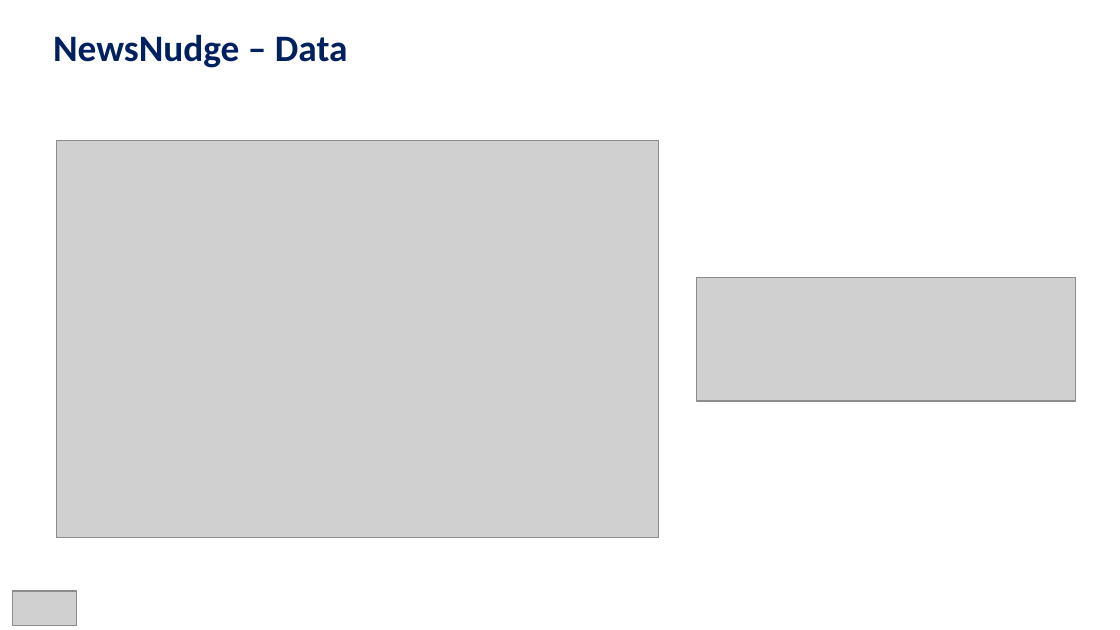
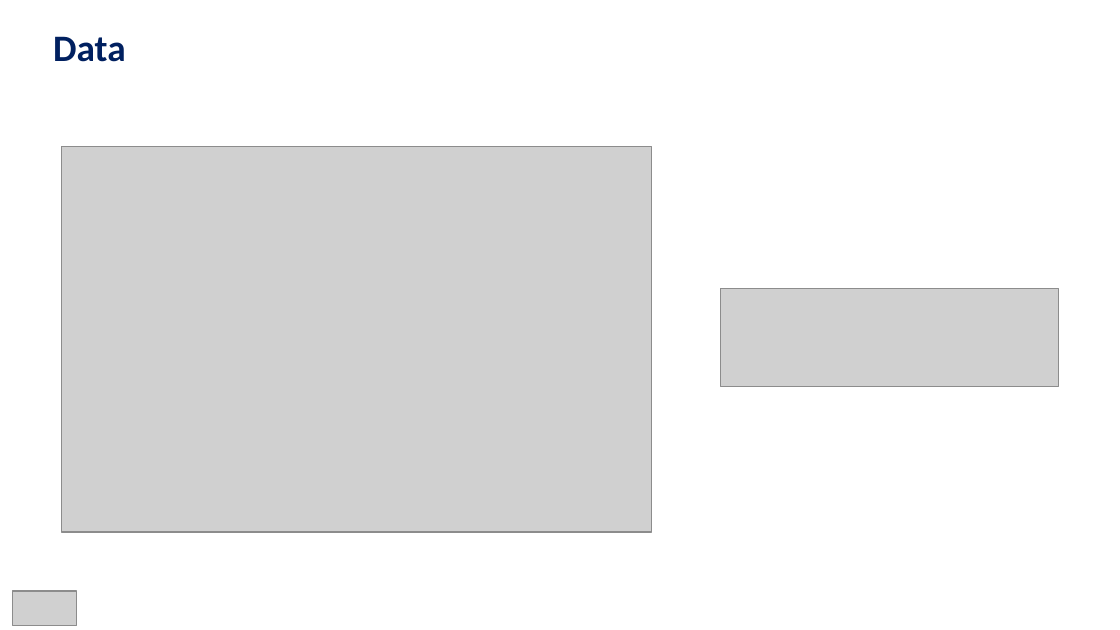
Before and after one commit to HenryQuillin/g380, a slide deck: slide 8 of NewsNudge.pptx (slide 5 before the commit). Drawn at 1120x630 pixels with LibreOffice and Linux fonts; fonts in the diff are those of the drawing; grey boxes stand for pictures. Boxes give left, top, right and bottom in pixels: in the first picture for what was removed or moved away, otherwise in the second. Text is boxed around its words. In the diff, an @@ line names an element or a change of style, - is before the commit and + after.

```diff
--- a/NewsNudge.pptx
+++ b/NewsNudge.pptx
@@ text at (53, 36, 126, 62): text changed @@
-NewsNudge – Data
+Data
@@ picture: place and size @@
-picture at (57, 141, 659, 538)
+picture at (62, 147, 652, 532)
@@ picture: place and size @@
-picture at (697, 278, 1075, 401)
+picture at (720, 289, 1058, 386)
```
Also in this commit, not shown: 5 other slides changed, 5 slides added, 7 slides removed.
